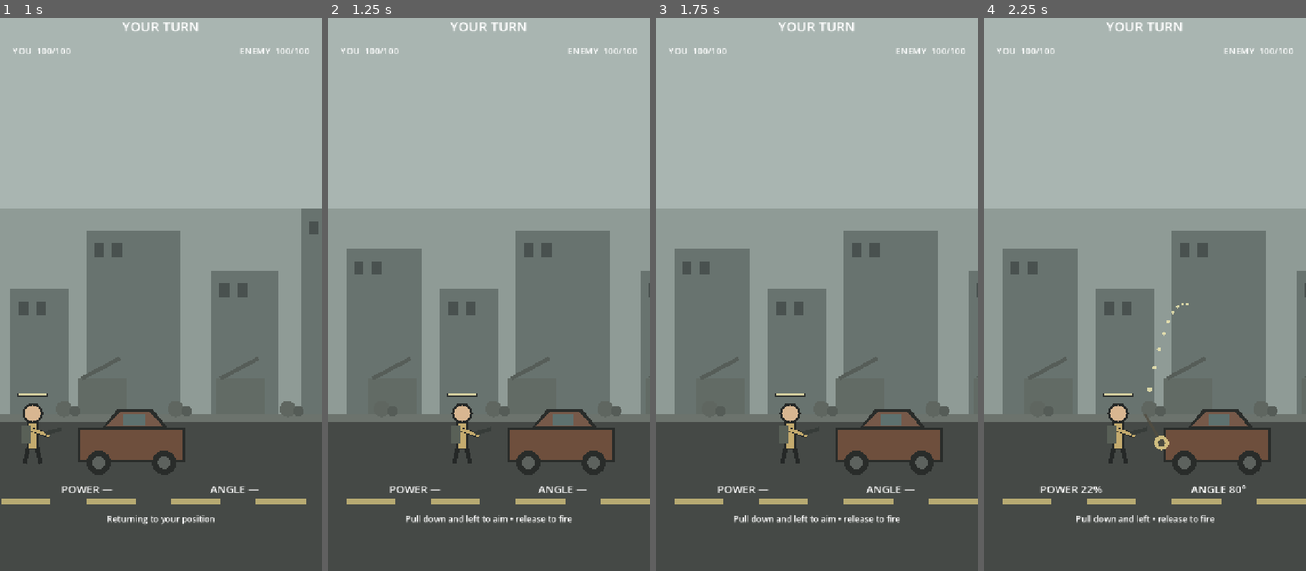
Above: before the commit, frames 1-4 (left to right).
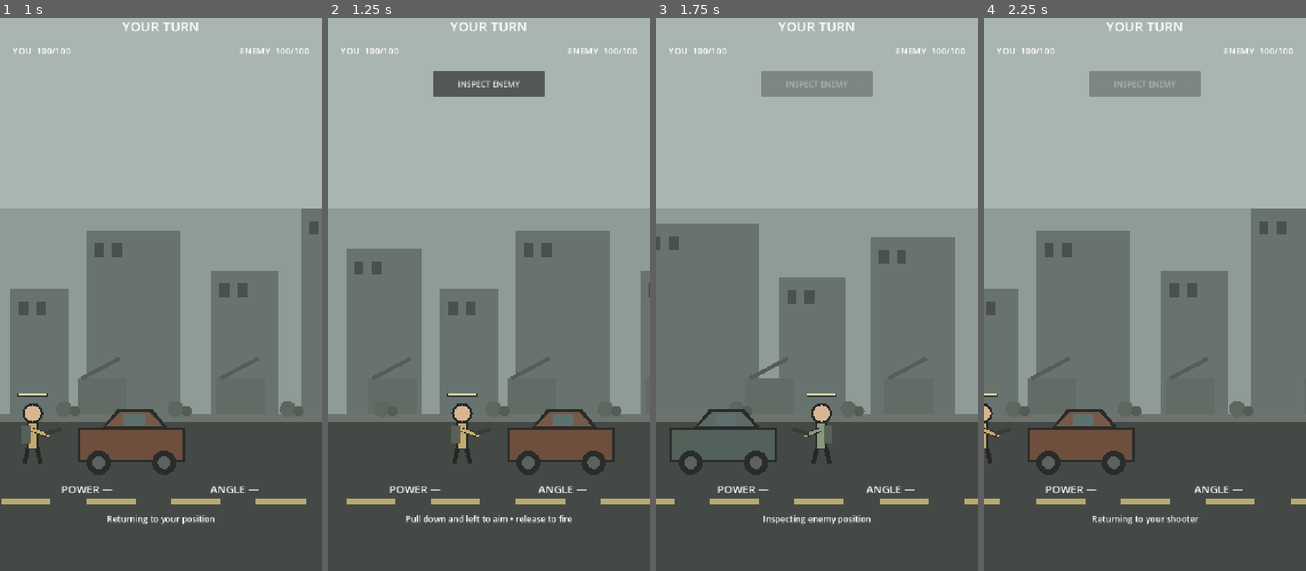
Above: after the commit, the same moments.

Repository: phantompixel-developer/FortKnocks
Game: Godot game, scene res://game/battle/battle.tscn
The game is run twice, just before and just after one commit, with the same random seed, the same clock (stepped at 60 frames per second) and the same inputs.
Inputs (mouse positions are in pixels of both pictures, inside the frame that each line leads up to):
- Up to frame 1 (1 s): move the mouse to (231, 255) at 0.52 s; click (231, 255) at 0.67 s
- Up to frame 2 (1.25 s): no input
- Up to frame 3 (1.75 s): click (817, 84) at 1.25 s, where only the run after the commit has a clickable "INSPECT ENEMY"
- Up to frame 4 (2.25 s): tap Enter at 2 s; drag from (1080, 311) to (1128, 399) at 2.02 s

Frame 1 is identical in both runs. In frame 2, 1.6% of the frame differs, in the area x 32-68%, y 9-15%; in frame 3, 20%; in frame 4, 26%, in the area x 0-100%, y 9-92%.

Commit message:
feat: add portrait enemy inspection

Diff:
--- a/game/battle/battle.tscn
+++ b/game/battle/battle.tscn
@@ -141,6 +141,16 @@
 text = "ANGLE —"
 horizontal_alignment = 1
 
+[node name="InspectButton" type="Button" parent="HUD/Root"]
+layout_mode = 0
+offset_left = 235.0
+offset_top = 164.0
+offset_right = 485.0
+offset_bottom = 220.0
+mouse_filter = 0
+theme_override_font_sizes/font_size = 18
+text = "INSPECT ENEMY"
+
 [node name="HintLabel" type="Label" parent="HUD/Root"]
 layout_mode = 0
 offset_left = 70.0
--- a/game/battle/battle_controller.gd
+++ b/game/battle/battle_controller.gd
@@ -25,6 +25,7 @@
 @onready var power_label: Label = $HUD/Root/PowerLabel
 @onready var angle_label: Label = $HUD/Root/AngleLabel
 @onready var hint_label: Label = $HUD/Root/HintLabel
+@onready var inspect_button: Button = $HUD/Root/InspectButton
 @onready var restart_button: Button = $HUD/Root/RestartButton
 
 var phase := Phase.INTRO
@@ -33,19 +34,22 @@
 var _aim_velocity := Vector2.ZERO
 var _aim_power := 0.0
 var _aim_angle_degrees := 0.0
+var _is_inspecting := false
 var _active_shooter: Combatant
 
 func _ready() -> void:
 	player.health_changed.connect(_on_health_changed)
 	enemy.health_changed.connect(_on_health_changed)
+	inspect_button.pressed.connect(_inspect_enemy)
 	restart_button.pressed.connect(_restart)
+	inspect_button.visible = false
 	restart_button.visible = false
 	_update_hud()
 	await get_tree().process_frame
 	_start_player_turn(true)
 
 func _unhandled_input(event: InputEvent) -> void:
-	if phase != Phase.PLAYER_AIM:
+	if phase != Phase.PLAYER_AIM or _is_inspecting:
 		return
 
 	if event is InputEventScreenTouch:
@@ -124,6 +128,9 @@
 		return
 
 	phase = Phase.INTRO
+	_is_inspecting = false
+	inspect_button.visible = false
+	inspect_button.disabled = false
 	aim_guide.clear()
 	power_label.text = "POWER —"
 	angle_label.text = "ANGLE —"
@@ -143,13 +150,42 @@
 		return
 
 	phase = Phase.PLAYER_AIM
+	inspect_button.visible = true
 	hint_label.text = "Pull down and left to aim • release to fire"
+
+func _inspect_enemy() -> void:
+	if phase != Phase.PLAYER_AIM or _dragging or _is_inspecting:
+		return
+
+	_is_inspecting = true
+	inspect_button.disabled = true
+	var previous_hint := hint_label.text
+
+	hint_label.text = "Inspecting enemy position"
+	camera_director.focus_x(enemy.global_position.x, 0.35)
+	await get_tree().create_timer(0.70).timeout
+	if phase != Phase.PLAYER_AIM:
+		_is_inspecting = false
+		return
+
+	hint_label.text = "Returning to your shooter"
+	camera_director.focus_x(player.global_position.x, 0.40)
+	await get_tree().create_timer(0.44).timeout
+	if phase != Phase.PLAYER_AIM:
+		_is_inspecting = false
+		return
+
+	hint_label.text = previous_hint
+	inspect_button.disabled = false
+	_is_inspecting = false
 
 func _start_enemy_turn() -> void:
 	if _check_game_over():
 		return
 
 	phase = Phase.ENEMY_THINKING
+	_is_inspecting = false
+	inspect_button.visible = false
 	aim_guide.clear()
 	turn_label.text = "ENEMY TURN"
 	power_label.text = "POWER —"
@@ -170,6 +206,8 @@
 		return
 
 	phase = Phase.PROJECTILE
+	_is_inspecting = false
+	inspect_button.visible = false
 	_active_shooter = shooter
 	aim_guide.clear()
 	hint_label.text = "SHOT AWAY"
@@ -218,6 +256,8 @@
 		return false
 
 	phase = Phase.GAME_OVER
+	_is_inspecting = false
+	inspect_button.visible = false
 	aim_guide.clear()
 	restart_button.visible = true
 	power_label.text = ""
Not shown, changed: docs/design/portrait_ux.md
